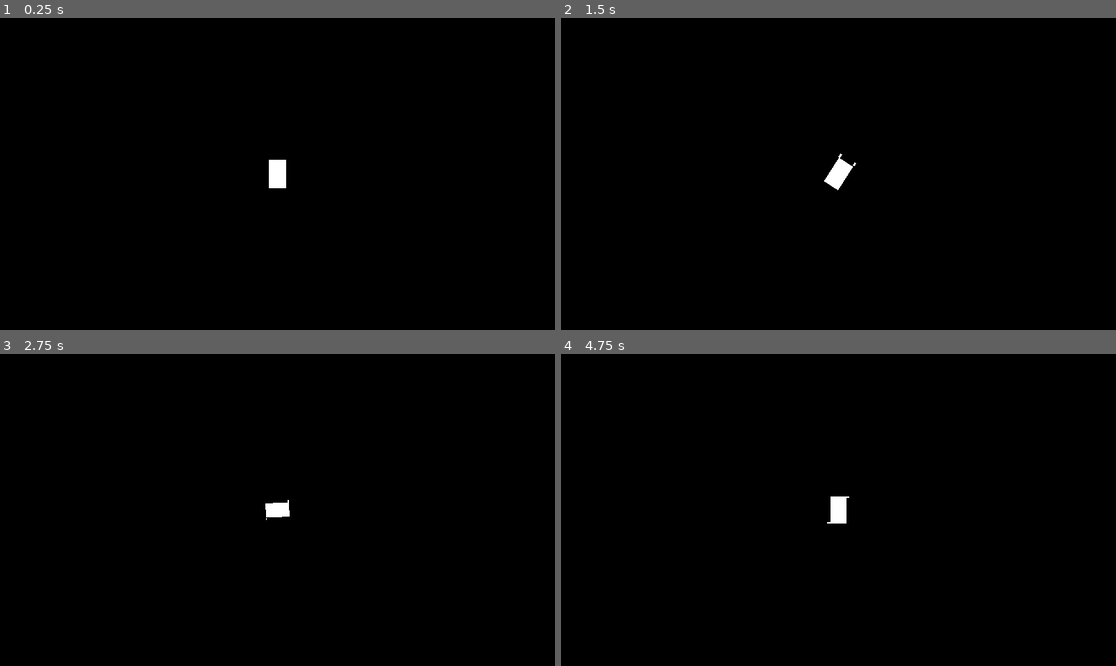
Above: before the commit, frames 1-4 (two rows, left to right).
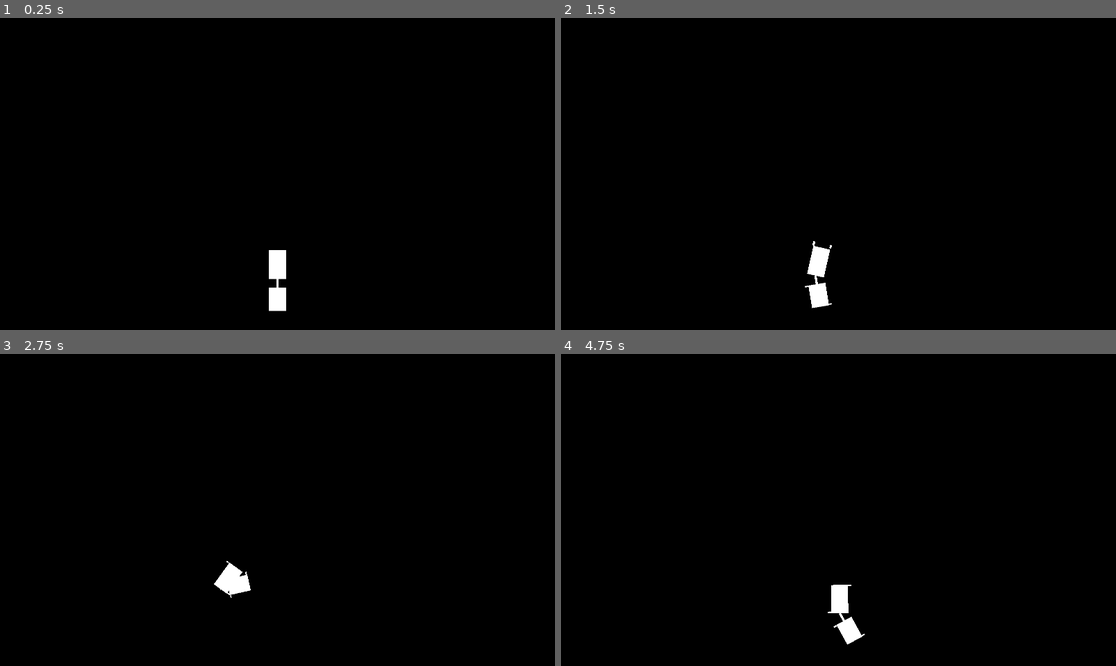
Above: after the commit, the same moments.

Repository: liamfmoran/1-bit-jam
Game: Godot game, scene res://scenes/main.tscn
Same seed, same stepped clock (60 frames per second), same inputs: the game is played once before the commit and once after it.
Inputs:
- Up to frame 1 (0.25 s): no input
- Up to frame 2 (1.5 s): tap Enter at 0.5 s; hold D (turn_right) 0.53-1.28 s; hold S (thrust_reverse) from 1.28 s (still down)
- Up to frame 3 (2.75 s): release S (thrust_reverse) at 2.03 s; hold D (turn_right) from 2.03 s (still down)
- Up to frame 4 (4.75 s): release D (turn_right) at 2.78 s; hold W (thrust_forward) 2.78-3.53 s; hold A (turn_left) from 3.53 s (still down)

The runs differ from the first frame. In frame 1, 0.8% of the frame differs, in the area x 48-52%, y 45-94%; in frame 2, 0.8%, in the area x 43-54%, y 43-94%; in frame 3, 0.6%; in frame 4, 0.8%.

Commit message:
camera framing change

Diff:
--- a/scenes/main.tscn
+++ b/scenes/main.tscn
@@ -1,12 +1,16 @@
-[gd_scene load_steps=3 format=3 uid="uid://b2rk7vxp5s1ao"]
+[gd_scene format=3 uid="uid://c2cbafam4l6f6"]
 
-[ext_resource type="Script" path="res://scripts/main.gd" id="1_main"]
-[ext_resource type="PackedScene" uid="uid://dmc5f3cxkqnxe" path="res://scenes/truck/truck.tscn" id="2_truck"]
+[ext_resource type="Script" uid="uid://ddokxj2iyrjft" path="res://scripts/main.gd" id="1_main"]
+[ext_resource type="PackedScene" path="res://scenes/truck/truck.tscn" id="2_truck"]
 
-[node name="Main" type="Node2D"]
+[node name="Main" type="Node2D" unique_id=747388140]
 script = ExtResource("1_main")
 
-[node name="Truck" parent="." instance=ExtResource("2_truck")]
-position = Vector2(960, 540)
+[node name="Truck" parent="." unique_id=792170668 instance=ExtResource("2_truck")]
+position = Vector2(960, 851)
+forward_thrust_force = 1000.0
+truck_mass = 4.0
+trailer_count = 1
 
-[node name="Camera2D" type="Camera2D" parent="Truck"]
+[node name="Camera2D" type="Camera2D" parent="Truck" unique_id=1455526756]
+position = Vector2(0, -314)
